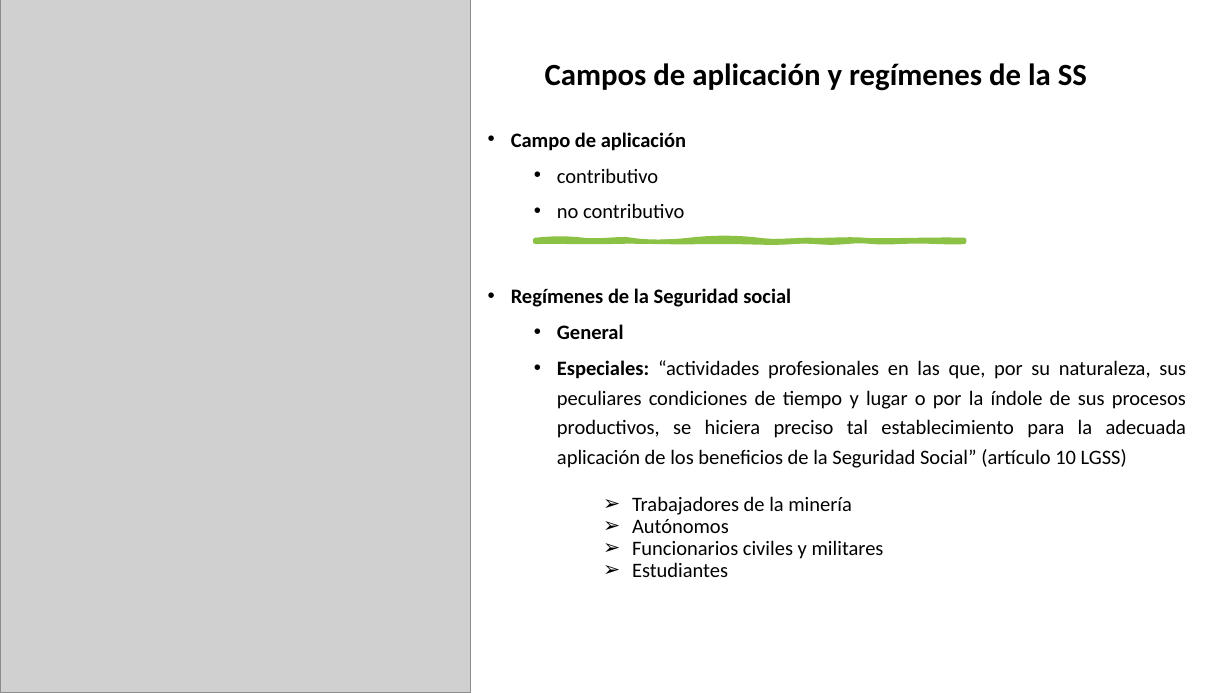
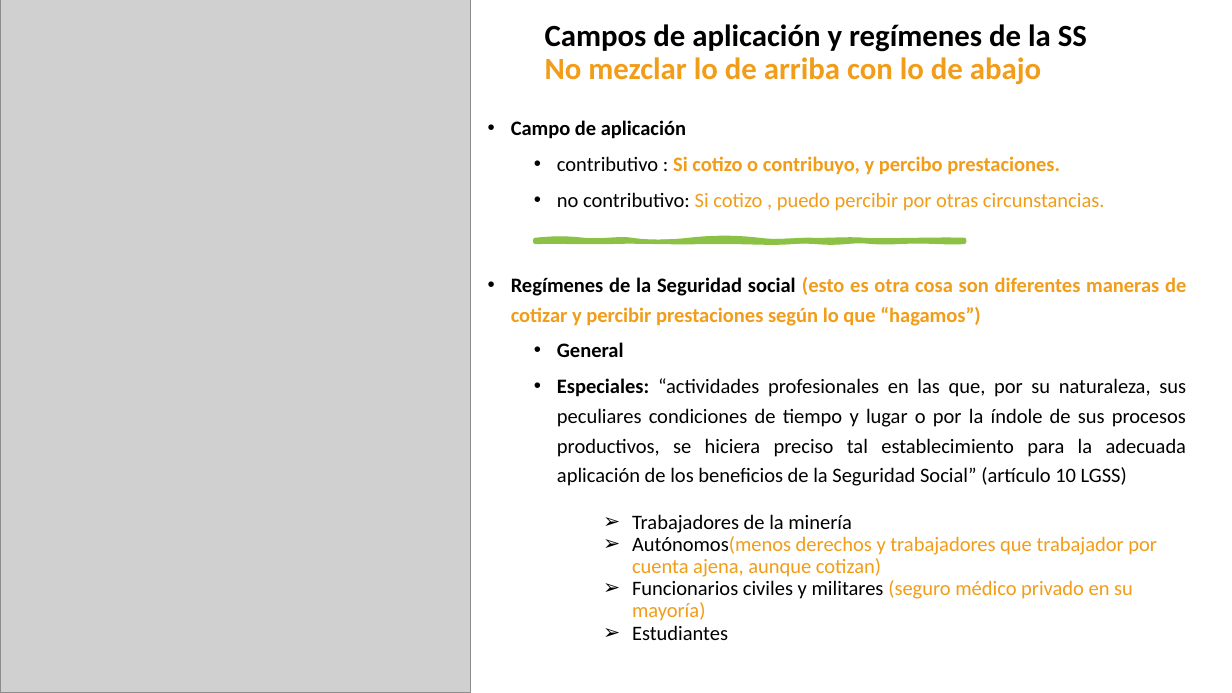
Before and after one commit to DiMaPaGa/daw1, a slide deck: slide 6 of PROGRAMACION/FOL/TEMA 5 FOL INTRODUCCIÓN A LA SS.pptx. Drawn at 1232x693 pixels with LibreOffice and Linux fonts; fonts in the diff are those of the drawing; grey boxes stand for pictures. Boxes give left, top, right and bottom in pixels: in the first picture for what was removed or moved away, otherwise in the second. Text is boxed around its words. In the diff, an @@ line names an element or a change of style, - is before the commit and + after.

```diff
--- a/PROGRAMACION/FOL/TEMA 5 FOL INTRODUCCIÓN A LA SS.pptx
+++ b/PROGRAMACION/FOL/TEMA 5 FOL INTRODUCCIÓN A LA SS.pptx
@@ title at box(545, 24, 1087, 85): text changed @@
-Campos de aplicación y regímenes de la SS
+Campos de aplicación y regímenes de la SS
+No mezclar lo de arriba con lo de abajo
@@ text "Campo de aplicación": place and size @@
-text "Campo de aplicación" at box(496, 132, 1187, 577)
+text "Campo de aplicación" at box(496, 120, 1187, 640)
@@ text at box(511, 156, 1186, 326): text changed; text colour #000000 to #F19D19 @@
-  • contributivo
-  • no contributivo
-• Regímenes de la Seguridad social
+  • contributivo : Si cotizo o contribuyo, y percibo prestaciones.
+  • no contributivo: Si cotizo , puedo percibir por otras circunstancias.
+• Regímenes de la Seguridad social (esto es otra cosa son diferentes maneras de cotizar y percibir prestaciones según lo que “hagamos”)
@@ text at box(632, 536, 1157, 621): text changed; text colour #000000 to #F19D19 @@
-      ➢ Autónomos
-      ➢ Funcionarios civiles y militares
+      ➢ Autónomos(menos derechos y trabajadores que trabajador por cuenta ajena, aunque cotizan)
+      ➢ Funcionarios civiles y militares (seguro médico privado en su mayoría)
```
Also in this commit, not shown: 1 other slide changed, 1 slide added, 1 slide removed, 2 other files.
